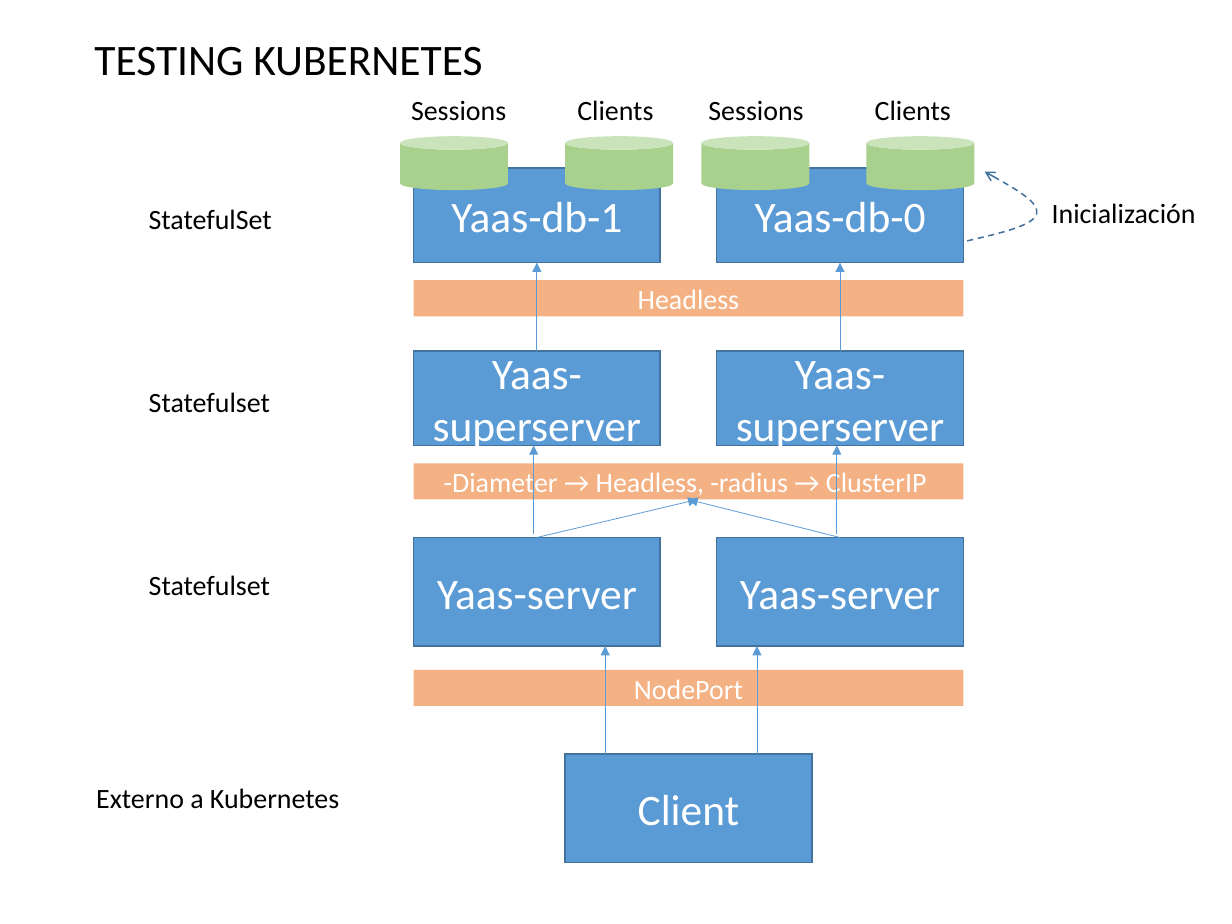
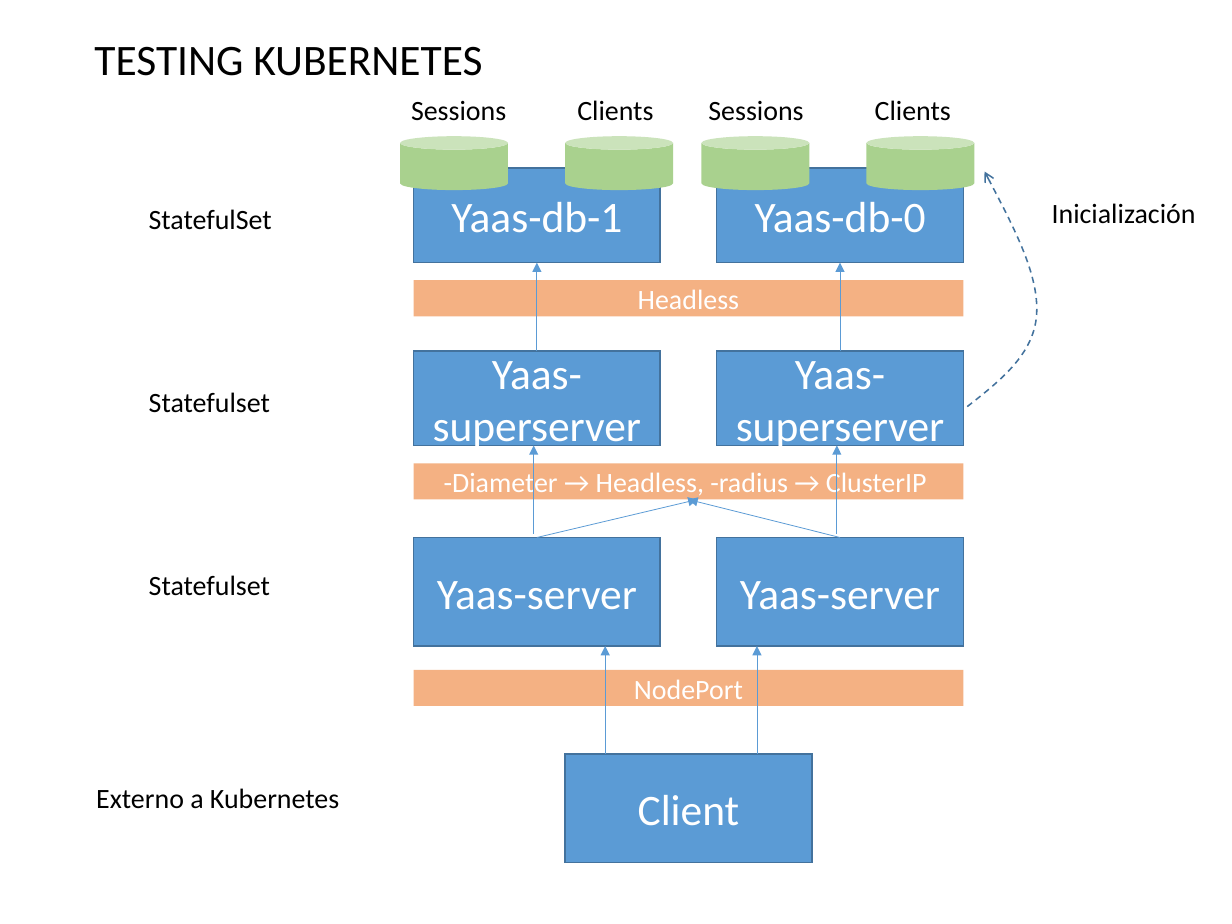
Before and after one commit to francistor/yaas, a slide deck: slide 8 of DiameterServerDesign.pptx. Drawn at 1232x924 pixels with LibreOffice and Linux fonts; fonts in the diff are those of the drawing. Boxes give left, top, right and bottom in pixels: in the first picture for what was removed or moved away, otherwise in the second. Text is boxed around its words. In the diff, an @@ line names an element or a change of style, - is before the commit and + after.

```diff
--- a/DiameterServerDesign.pptx
+++ b/DiameterServerDesign.pptx
@@ freeform shape: place and size @@
-freeform shape at <box>968,171,1037,240</box>
+freeform shape at <box>968,171,1037,406</box>
```
Also in this commit, not shown: 1 other slide changed, 4 other files.
